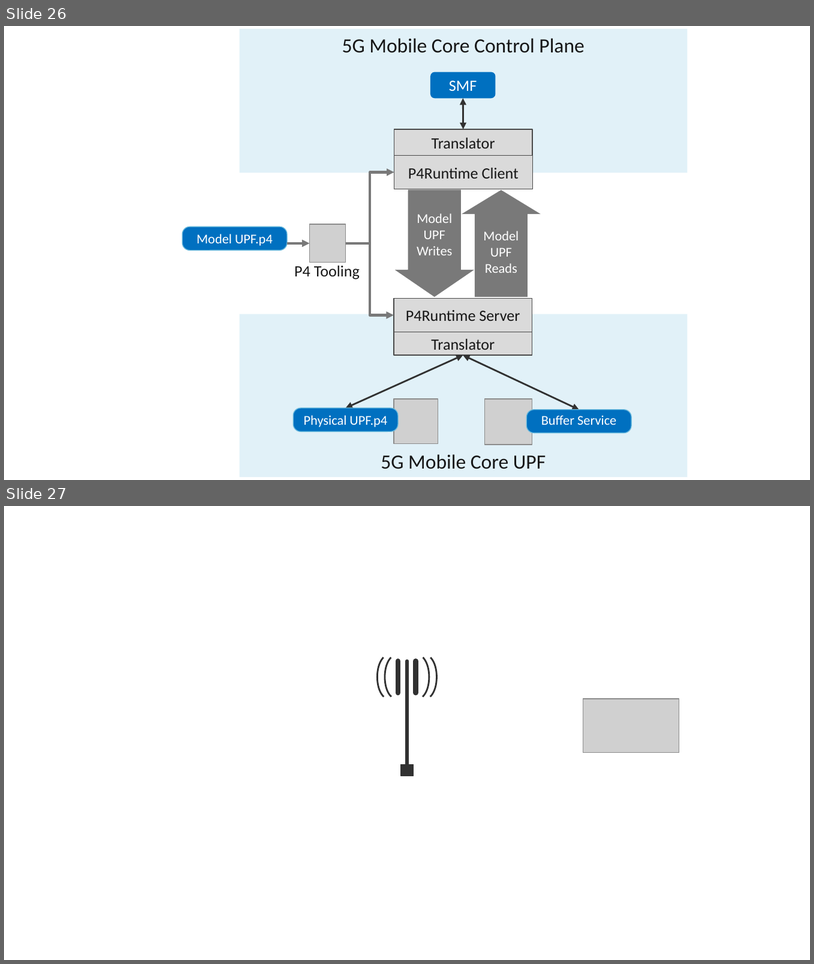
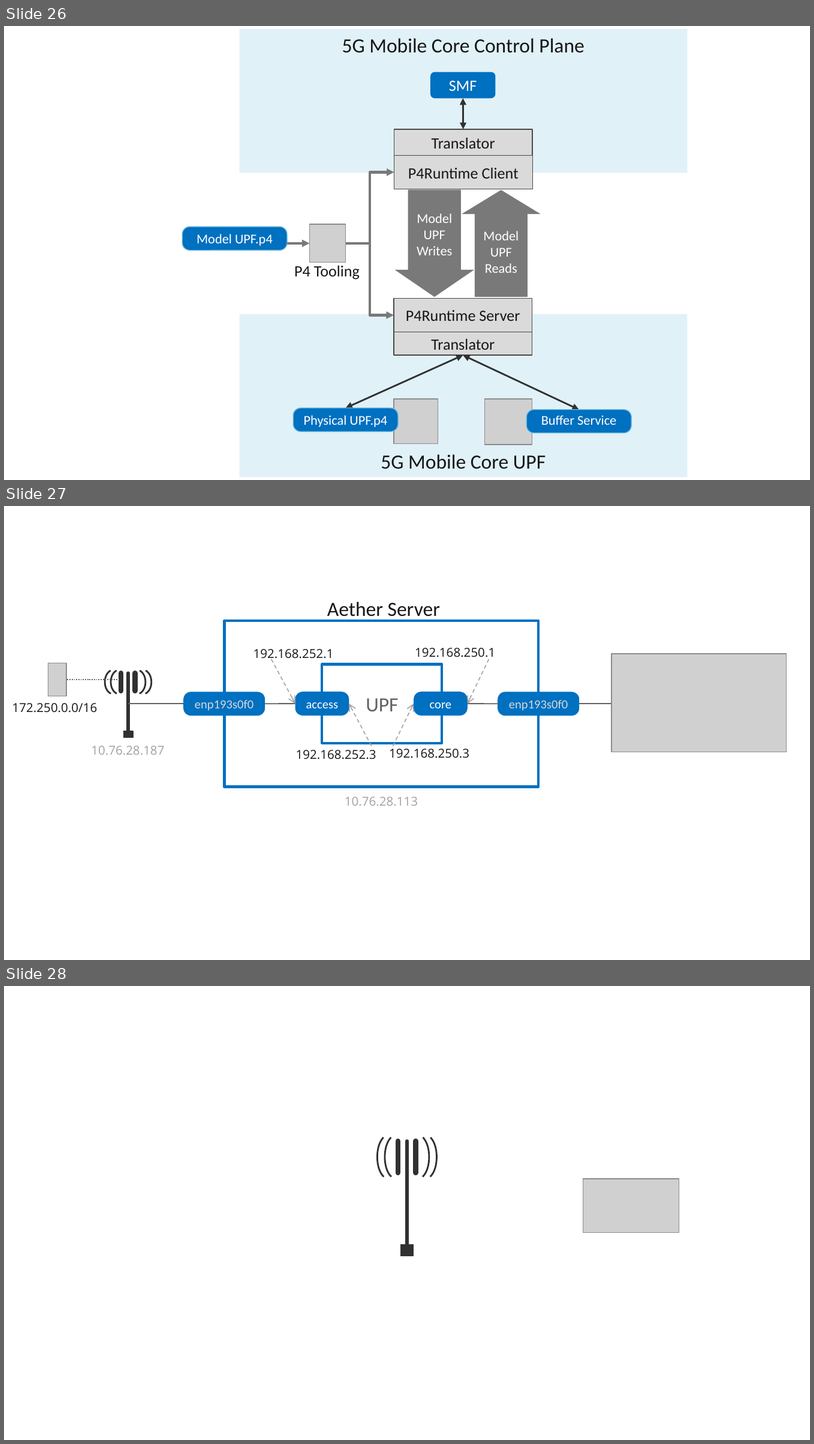
Before and after one commit to SystemsApproach/private5g, a slide deck: figures.pptx. Shown one above the other, each under a label of ours: slides 26 and 27 before the commit, slides 26, 27 and 28 after it. The pictures are 814x964 and 814x1444 pixels, drawn with LibreOffice and Linux fonts; fonts in the diff are those of the drawing; grey boxes stand for pictures. Boxes give left, top, right and bottom in pixels: in the first picture for what was removed or moved away, otherwise in the second. Text is boxed around its words. In the diff, an @@ line names an element or a change of style, - is before the commit and + after.

```diff
--- a/figures.pptx
+++ b/figures.pptx
@@ slide 27 added at (4, 506, 810, 960), background #FFFFFF @@
@@ text added at (327, 601, 440, 621), 18 pt, text #161616 @@
+Aether Server
@@ rectangle added at (224, 621, 539, 787), outline #0070C0 2.25 pt @@
@@ text added at (254, 649, 334, 661), 11 pt, text #161616 @@
+192.168.252.1
@@ text added at (415, 648, 495, 661), 11 pt, text #161616 @@
+192.168.250.1
@@ picture added at (48, 663, 67, 696) @@
@@ arrow added from (272, 659) to (295, 703), #A2A2A2 0.85 pt dashed @@
@@ rectangle added at (323, 664, 443, 743), outline #0070C0 2.25 pt, 18 pt, text #626262 @@
+UPF
@@ arrow added from (489, 659) to (468, 703), #A2A2A2 0.85 pt dashed @@
@@ picture added at (612, 654, 787, 752) @@
@@ line added from (119, 679) to (66, 679), #626262 1 pt dashed @@
@@ group added at (105, 670, 152, 738): 4 arc (boxed as its full ellipse)s, 3 lines, 1 rectangle @@
@@ text added at (12, 703, 98, 712), 11 pt, text #161616 @@
+172.250.0.0/16
@@ line added from (184, 703) to (128, 703), #626262 1 pt @@
@@ rounded rectangle added at (184, 691, 265, 715), fill #0070C0, 11 pt, text #D8D8D8 @@
+enp193s0f0
@@ line added from (295, 703) to (265, 703), #626262 1 pt @@
@@ rounded rectangle added at (295, 691, 349, 715), fill #0070C0, 11 pt, text #FFFFFF @@
+access
@@ arrow added from (372, 745) to (349, 703), #A2A2A2 0.85 pt dashed @@
@@ arrow added from (393, 745) to (414, 703), #A2A2A2 0.85 pt dashed @@
@@ rounded rectangle added at (414, 691, 468, 715), fill #0070C0, 11 pt, text #FFFFFF @@
+core
@@ line added from (498, 703) to (468, 703), #626262 1 pt @@
@@ rounded rectangle added at (498, 691, 579, 715), fill #0070C0, 11 pt, text #D8D8D8 @@
+enp193s0f0
@@ line added from (635, 703) to (580, 703), #626262 1 pt @@
@@ text added at (91, 745, 164, 754), 11 pt, text #A2A2A2 @@
+10.76.28.187
@@ text added at (296, 750, 377, 759), 11 pt, text #161616 @@
+192.168.252.3
@@ text added at (389, 748, 470, 758), 11 pt, text #161616 @@
+192.168.250.3
@@ text added at (345, 796, 418, 805), 11 pt, text #A2A2A2 @@
+10.76.28.113
@@ what was slide 27 is now slide 28 @@
```
Also in this commit, not shown: 2 other files.
